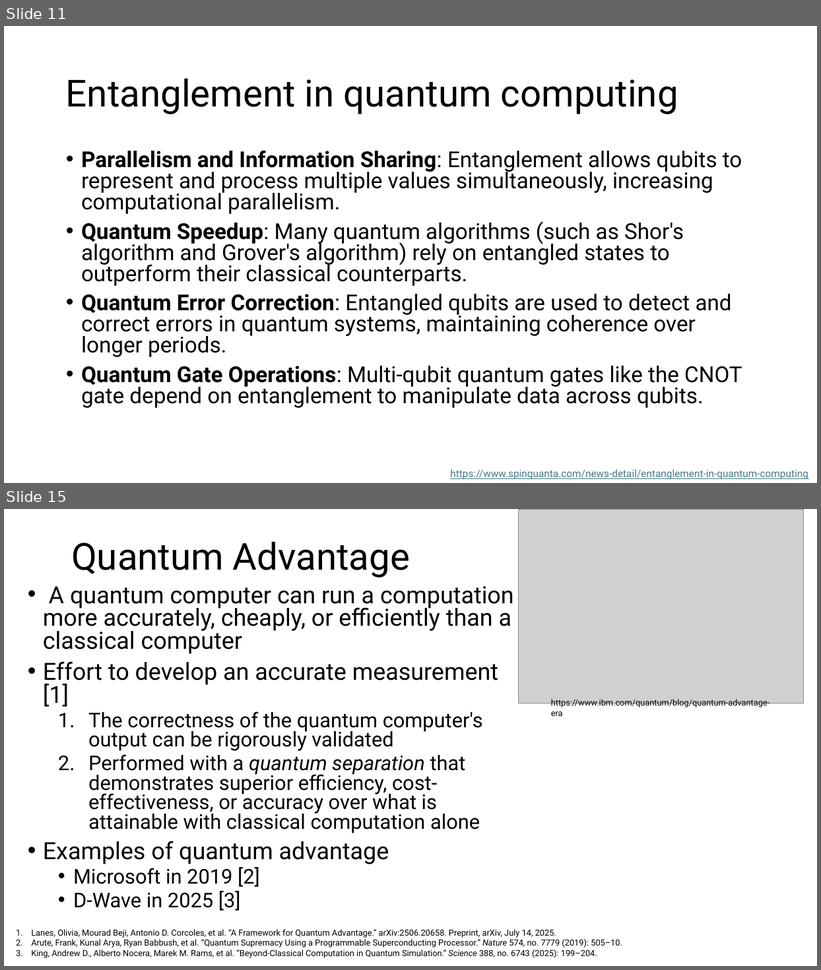
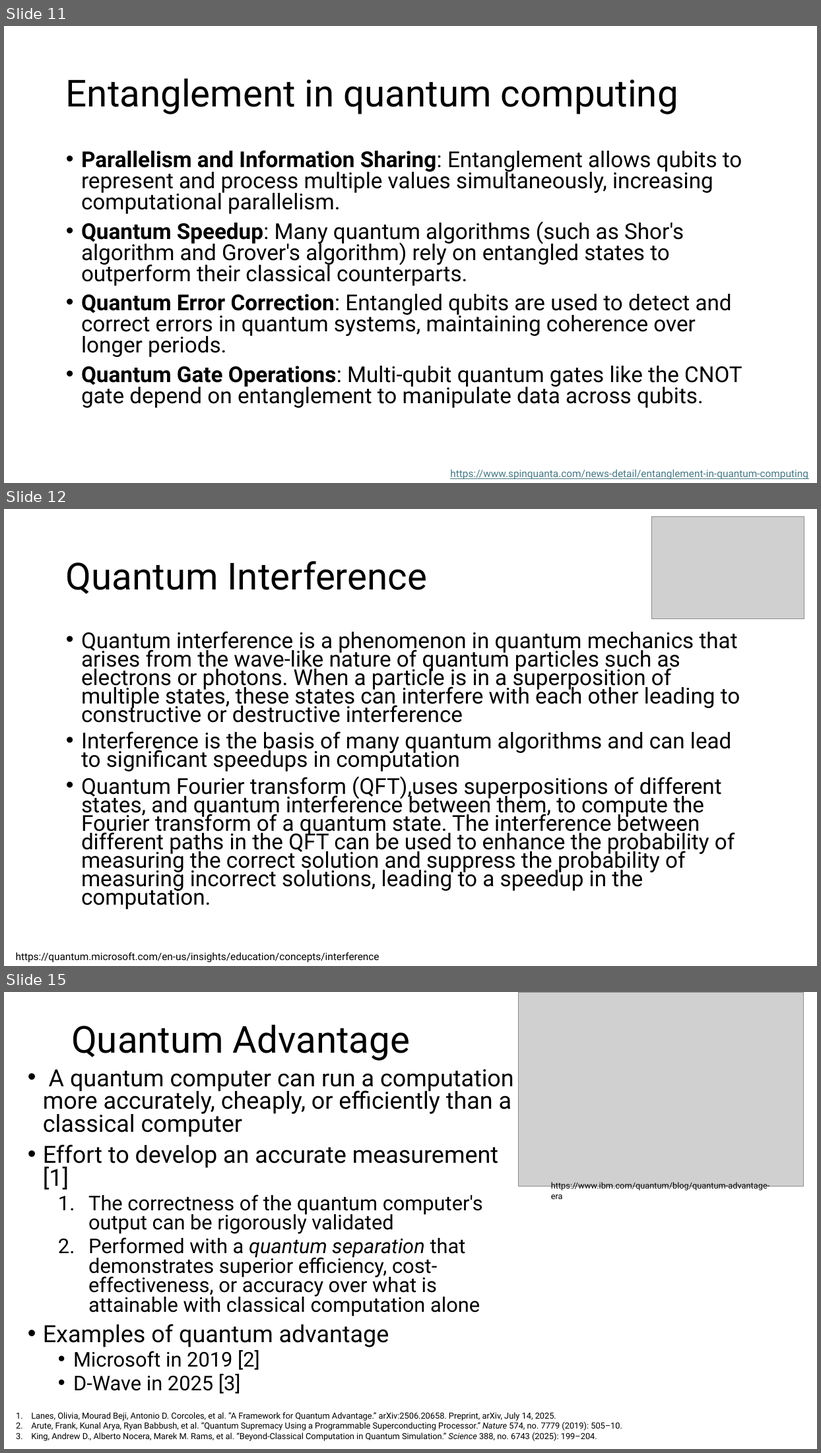
Before and after one commit to aebergl/Presentations, a slide deck: QuantumComputing.pptx. Shown one above the other, each under a label of ours: slides 11 and 15 before the commit, slides 11, 12 and 15 after it; the slides between them are not shown. The pictures are 821x970 and 821x1453 pixels, drawn with LibreOffice and Linux fonts; fonts in the diff are those of the drawing; grey boxes stand for pictures. Boxes give left, top, right and bottom in pixels: in the first picture for what was removed or moved away, otherwise in the second. Text is boxed around its words. In the diff, an @@ line names an element or a change of style, - is before the commit and + after.

```diff
--- a/QuantumComputing.pptx
+++ b/QuantumComputing.pptx
@@ slide 12 added at (4, 509, 817, 966), background #FFFFFF @@
@@ picture added at (652, 517, 805, 619) @@
@@ title added at (66, 561, 427, 594), 44 pt, text #000000 @@
+Quantum Interference
@@ text added at (81, 631, 740, 910), 25.9 pt, text #000000 @@
+• Quantum interference is a phenomenon in quantum mechanics that arises from the wave-like nature of quantum particles such as electrons or photons. When a particle is in a superposition of multiple states, these states can interfere with each other leading to constructive or destructive interference
+• Interference is the basis of many quantum algorithms and can lead to significant speedups in computation
+• Quantum Fourier transform (QFT),uses superpositions of different states, and quantum interference between them, to compute the Fourier transform of a quantum state. The interference between different paths in the QFT can be used to enhance the probability of measuring the correct solution and suppress the probability of measuring incorrect solutions, leading to a speedup in the computation.
@@ text added at (16, 953, 380, 962), 12 pt, text #000000 @@
+https://quantum.microsoft.com/en-us/insights/education/concepts/interference
```
Also in this commit, not shown: 6 slides changed, 9 other slides added, 4 slides removed, 1 other file.
